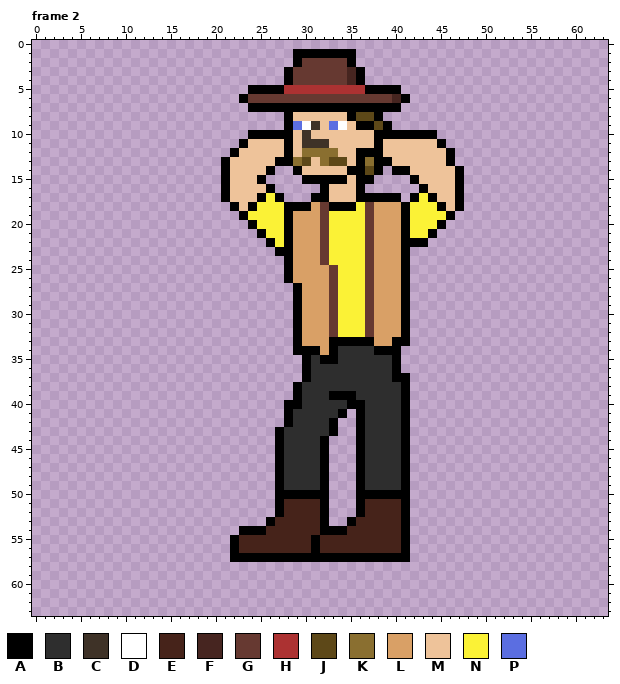
Pixel-art file -- aseprite/hunter.ase. Above: the version before the commit.
64x64 pixels, 5 frames. Shown: frame 2. The commit also changed other frames, which this record leaves out.
Visible layers, top first: "Hat", "Arms front", "Body".
Palette (. is transparent): A #000000  B #2e2e2e  C #3e3227  D #ffffff  E #46231a  F #462520  G #663931  H #ac3232  J #5d4818  K #8a6f30  L #d9a066  M #eec39a  N #fbf236  P #5b6ee1
Pixels before, frame 2 (only the part around the change), first column x 6:
 0 .......................................................
 1 .......................AAAAAAA.........................
 2 .......................AGGGGGA.........................
 3 ......................AGGGGGGFA........................
 4 ......................AGGGGGGFA........................
 5 ..................AAAAHHHHHHHHHAAAA....................
 6 .................AGGGGGGGGGGGGGGGGFA...................
 7 ..................AAAAAAAAAAAAAAAAA....................
 8 ......................AMMMMMMAJJA......................
 9 ......................APDCMPDMAAJA.....................
10 ..................AAAAAMCMMMMMMMAAAAAAA................
11 .................AMMMMAMCCCMMMMMAMMMMMMA...............
12 ................AMMMMMAMKKKKMMAAAMMMMMMMA..............
13 ...............AMMMMMAAKJMKJJMAKAAMMMMMMA..............
14 ...............AMMMMA..AMMMMMAAJA.AAMMMMMA.............
15 ...............AMMMA....AAAAAMAA....AMMMMA.............
16 ...............AMMMMA.....AMMMA......AMMMA.............
17 ...............AMMMANA...AAMMMAAAAA.ANAMMA.............
18 ................AMANNNAAALGAAANGLLLANNNAMA.............
19 .................ANNNNALLLGNNNNGLLLANNNNA..............
20 ..................ANNNALLLGNNNNGLLLANNNA...............
21 ...................ANNALLLGNNNNGLLLANNA................
22 ....................ANALLLGNNNNGLLLAAA.................
23 .....................AALLLGNNNNGLLLA...................
24 ......................ALLLGNNNNGLLLA...................
25 ......................ALLLLGNNNGLLLA...................
26 ......................ALLLLGNNNGLLLA...................
27 .......................ALLLGNNNGLLLA...................
28 .......................ALLLGNNNGLLLA...................
29 .......................ALLLGNNNGLLLA...................
30 .......................ALLLGNNNGLLLA...................
31 .......................ALLLGNNNGLLLA...................
32 .......................ALLLGNNNGLLLA...................
33 .......................ALLLAAAAALLAA...................
34 .......................AAALABBBBAAA....................
35 ........................ABAABBBBBBA....................
36 ........................ABBBBBBBBBA....................
37 ........................ABBBBBBBBBAA...................
38 .......................ABBBBBBBBBBBA...................
39 .......................ABBBAAABBBBBA...................
40 ......................AABBBBBAABBBBA...................
41 ......................ABBBBBA.ABBBBA...................
42 ......................ABBBBA..ABBBBA...................
43 .....................ABBBBBA..ABBBBA...................
44 .....................ABBBBA...ABBBBA...................
45 .....................ABBBBA...ABBBBA...................
46 .....................ABBBBA...ABBBBA...................
47 .....................ABBBBA...ABBBBA...................
48 .....................ABBBBA...ABBBBA...................
49 .....................ABBBBA...ABBBBA...................
50 .....................AAAAAA...AAAAAA...................
51 .....................AEEEEA...AEEEEA...................
52 .....................AEEEEA...AEEEEA...................
53 ....................AEEEEEA..AEEEEEA...................
54 .................AAAEEEEEEAAAEEEEEEA...................
55 ................AEEEEEEEEAEEEEEEEEEA...................
56 ................AEEEEEEEEAEEEEEEEEEA...................
57 ................AAAAAAAAAAAAAAAAAAAA...................
58 .......................................................
59 .......................................................
60 .......................................................
After:
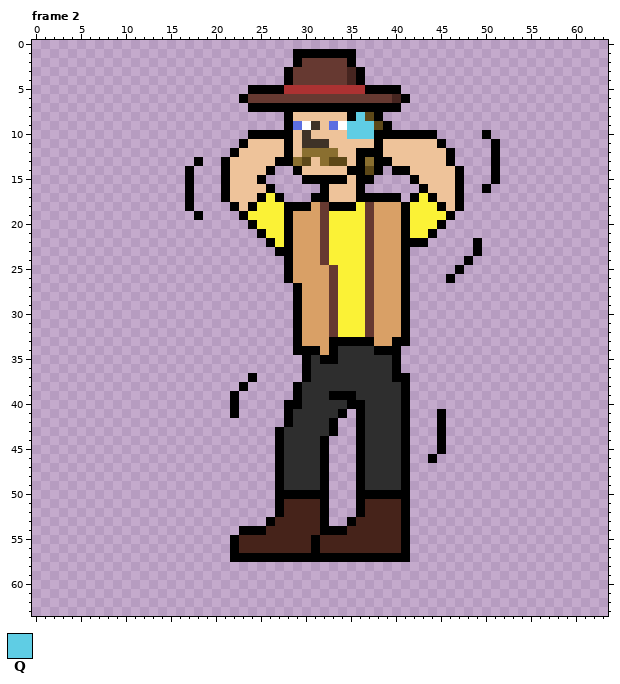
Colours new in this view: Q #5fcde4
From old to new:
{"change": "layer \"Gun\" now shown"}
{"where": "frame 2, layer \"Gun\""}
{"frame":2,"y":8,"x":36,"old":"J","new":"Q"}
{"frame":2,"y":9,"x":35,"old":"MAA","new":"QQQ"}
{"frame":2,"y":10,"x":35,"old":"MMM","new":"QQQ"}
{"frame":2,"y":10,"x":50,"old":".","new":"A"}
{"frame":2,"y":11,"x":51,"old":".","new":"A"}
{"frame":2,"y":12,"x":51,"old":".","new":"A"}
{"frame":2,"y":13,"x":18,"old":".","new":"A"}
{"frame":2,"y":13,"x":51,"old":".","new":"A"}
{"frame":2,"y":14,"x":17,"old":".","new":"A"}
{"frame":2,"y":14,"x":51,"old":".","new":"A"}
{"frame":2,"y":15,"x":17,"old":".","new":"A"}
{"frame":2,"y":15,"x":51,"old":".","new":"A"}
{"frame":2,"y":16,"x":17,"old":".","new":"A"}
{"frame":2,"y":16,"x":50,"old":".","new":"A"}
{"frame":2,"y":17,"x":17,"old":".","new":"A"}
{"frame":2,"y":18,"x":17,"old":".","new":"A"}
{"frame":2,"y":19,"x":18,"old":".","new":"A"}
{"frame":2,"y":22,"x":49,"old":".","new":"A"}
{"frame":2,"y":23,"x":49,"old":".","new":"A"}
{"frame":2,"y":24,"x":48,"old":".","new":"A"}
{"frame":2,"y":25,"x":47,"old":".","new":"A"}
{"frame":2,"y":26,"x":46,"old":".","new":"A"}
{"frame":2,"y":37,"x":24,"old":".","new":"A"}
{"frame":2,"y":38,"x":23,"old":".","new":"A"}
{"frame":2,"y":39,"x":22,"old":".","new":"A"}
{"frame":2,"y":40,"x":22,"old":".","new":"A"}
{"frame":2,"y":41,"x":22,"old":".","new":"A"}
{"frame":2,"y":41,"x":45,"old":".","new":"A"}
{"frame":2,"y":42,"x":45,"old":".","new":"A"}
{"frame":2,"y":43,"x":45,"old":".","new":"A"}
{"frame":2,"y":44,"x":45,"old":".","new":"A"}
{"frame":2,"y":45,"x":45,"old":".","new":"A"}
{"frame":2,"y":46,"x":44,"old":".","new":"A"}
{"label":"changed","picture_box":[347,112,374,139]}
{"label":"added","picture_box":[482,130,500,193]}
{"label":"added","picture_box":[185,157,203,220]}
{"label":"added","picture_box":[446,238,482,283]}
{"label":"added","picture_box":[230,373,257,418]}
{"label":"added","picture_box":[428,409,446,463]}
